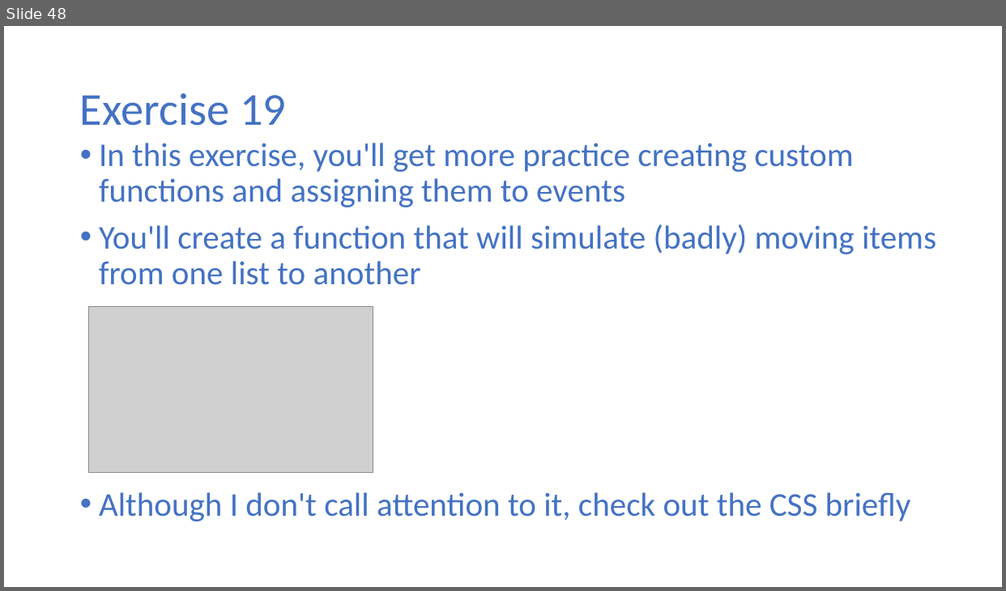
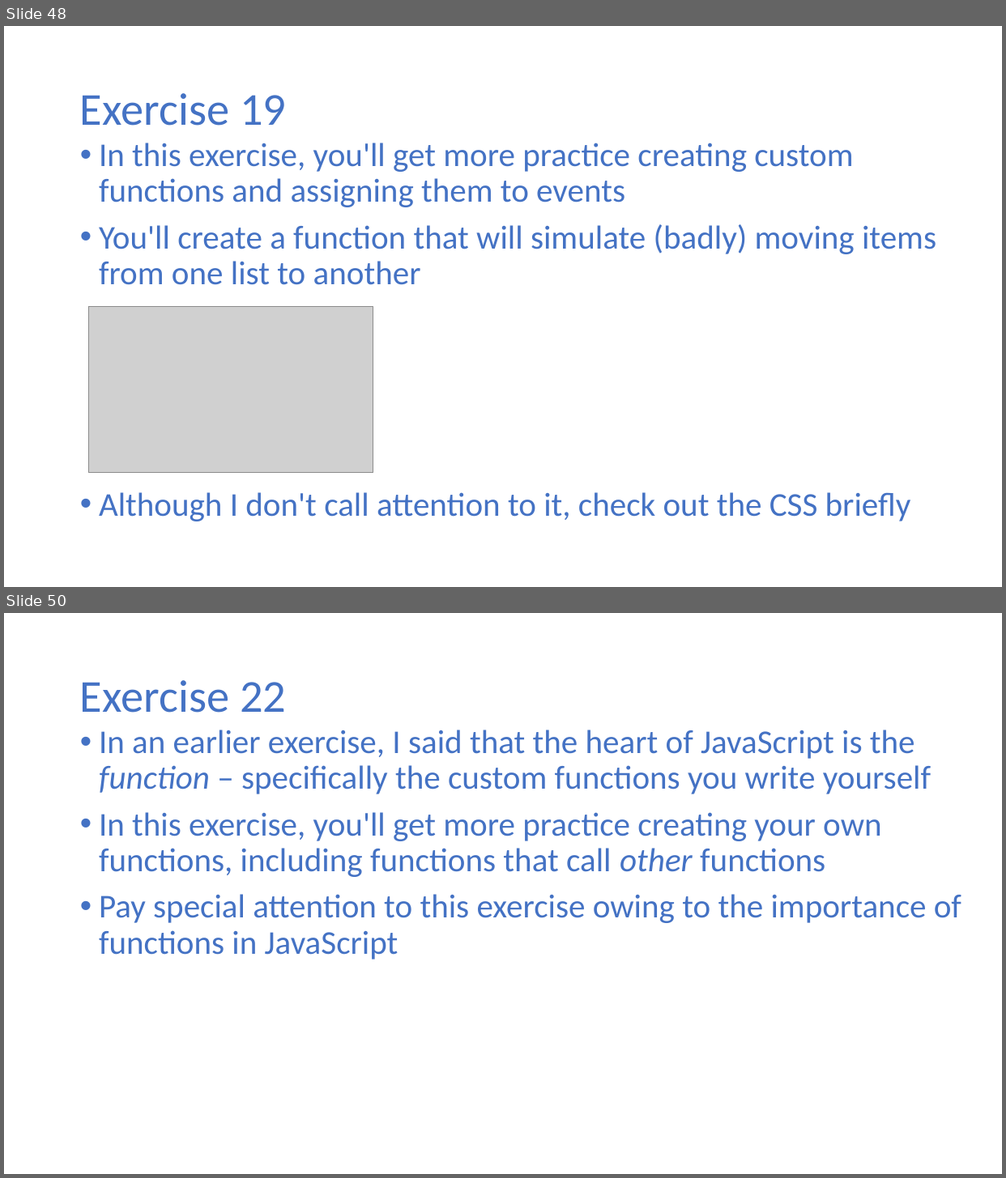
Before and after one commit to halbhelms/codingcareer, a slide deck: public/video-presentation/video-presentation.pptx. Shown one above the other, each under a label of ours: slide 48 before the commit, slides 48 and 50 after it; the slides between them are not shown. The pictures are 1006x591 and 1006x1178 pixels, drawn with LibreOffice and Linux fonts; fonts in the diff are those of the drawing; grey boxes stand for pictures. Boxes give left, top, right and bottom in pixels: in the first picture for what was removed or moved away, otherwise in the second. Text is boxed around its words. In the diff, an @@ line names an element or a change of style, - is before the commit and + after.

```diff
--- a/public/video-presentation/video-presentation.pptx
+++ b/public/video-presentation/video-presentation.pptx
@@ slide 50 added at <box>4,613,1002,1174</box>, background #FFFFFF @@
@@ title added at <box>80,680,286,713</box>, 44 pt, text #4472C4 @@
+Exercise 22
@@ text added at <box>99,730,961,960</box>, 32 pt, text #4472C4 @@
+• In an earlier exercise, I said that the heart of JavaScript is the function – specifically the custom functions you write yourself
+• In this exercise, you'll get more practice creating your own functions, including functions that call other functions
+• Pay special attention to this exercise owing to the importance of functions in JavaScript
```
Also in this commit, not shown: 8 other slides added, 1 other file.
